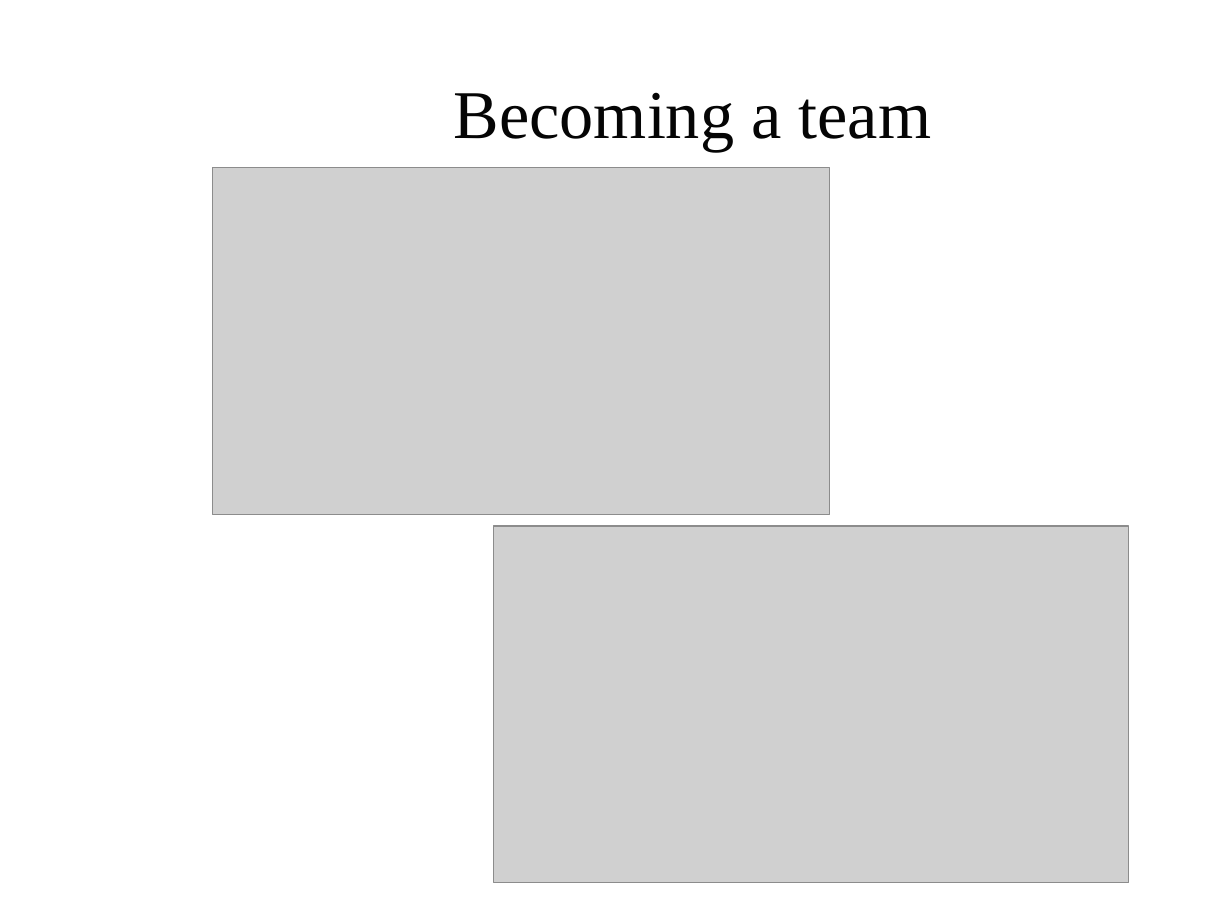
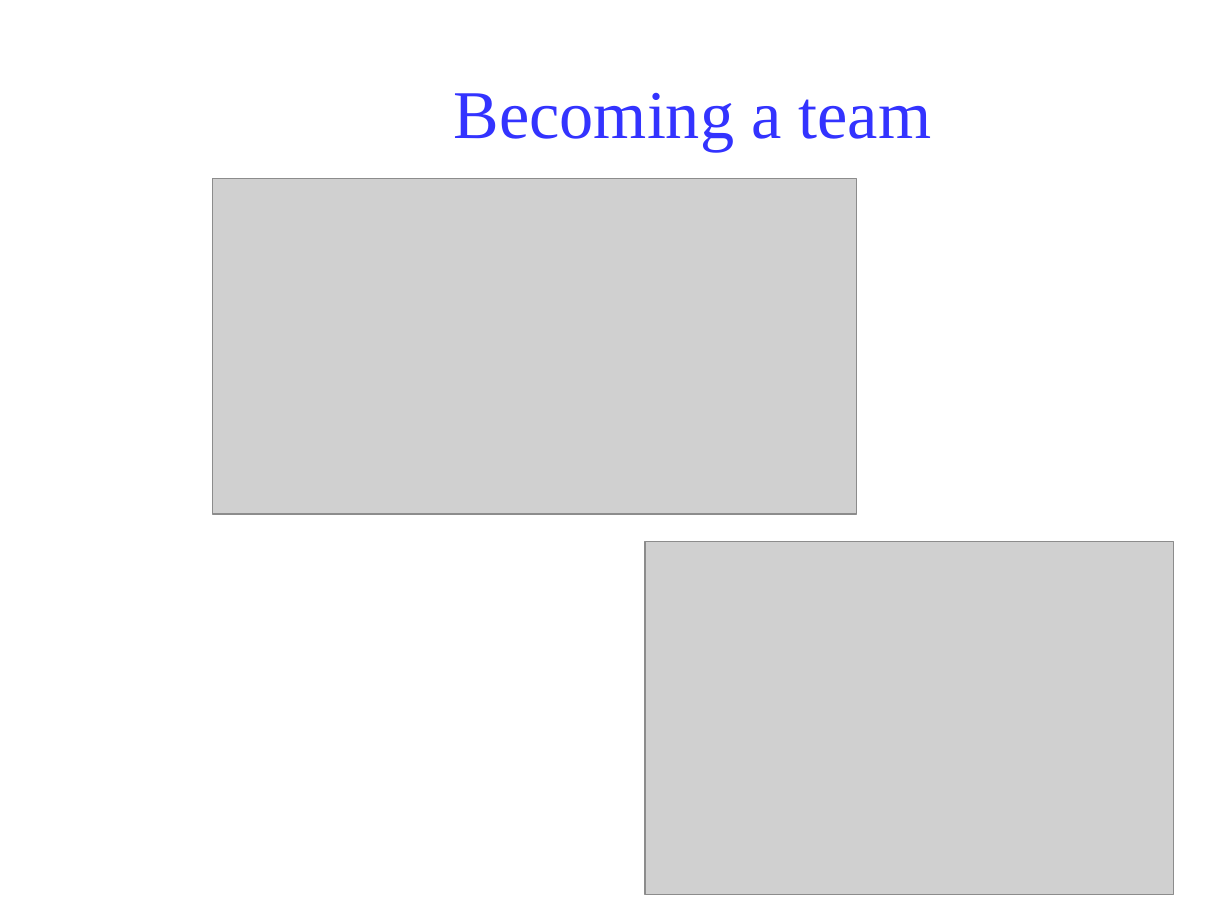
Before and after one commit to Klarala13/collectivity, a slide deck: slide 8 of Presentation/collectivity.odp. Drawn at 1232x924 pixels with LibreOffice and Linux fonts; fonts in the diff are those of the drawing; grey boxes stand for pictures; background and template pictures are left out. Boxes give left, top, right and bottom in pixels: in the first picture for what was removed or moved away, otherwise in the second. Text is boxed around its words. In the diff, an @@ line names an element or a change of style, - is before the commit and + after.

```diff
--- a/Presentation/collectivity.odp
+++ b/Presentation/collectivity.odp
@@ title "Becoming a team" at box(454, 93, 932, 152): text colour #050505 to #3333FF @@
@@ picture: place and size @@
-picture at box(212, 168, 830, 515)
+picture at box(212, 179, 856, 514)
@@ picture: place and size @@
-picture at box(494, 527, 1129, 883)
+picture at box(645, 542, 1174, 894)
```
Also in this commit, not shown: 3 other slides changed, 1 slide added, 1 other file.
